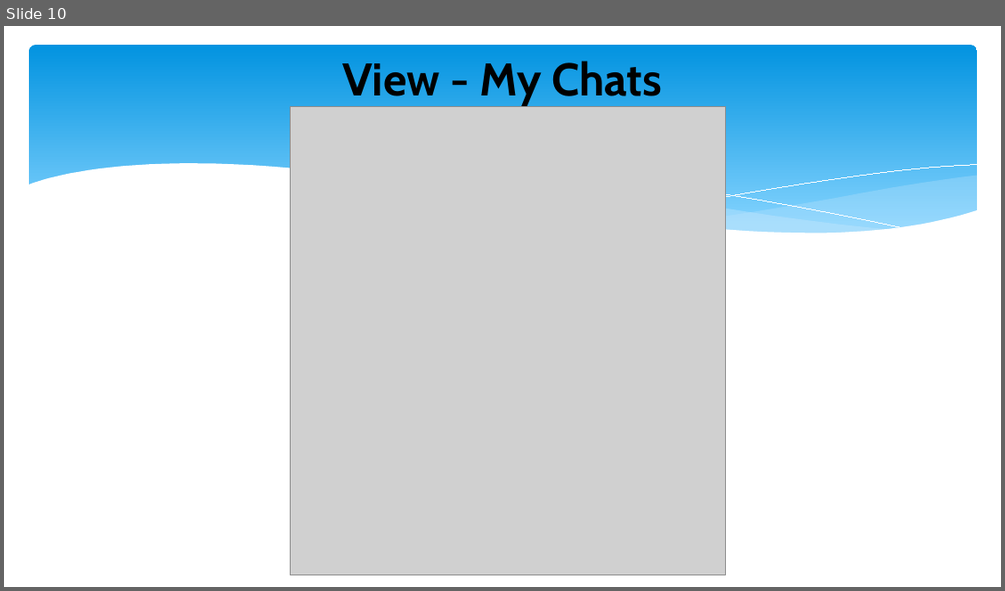
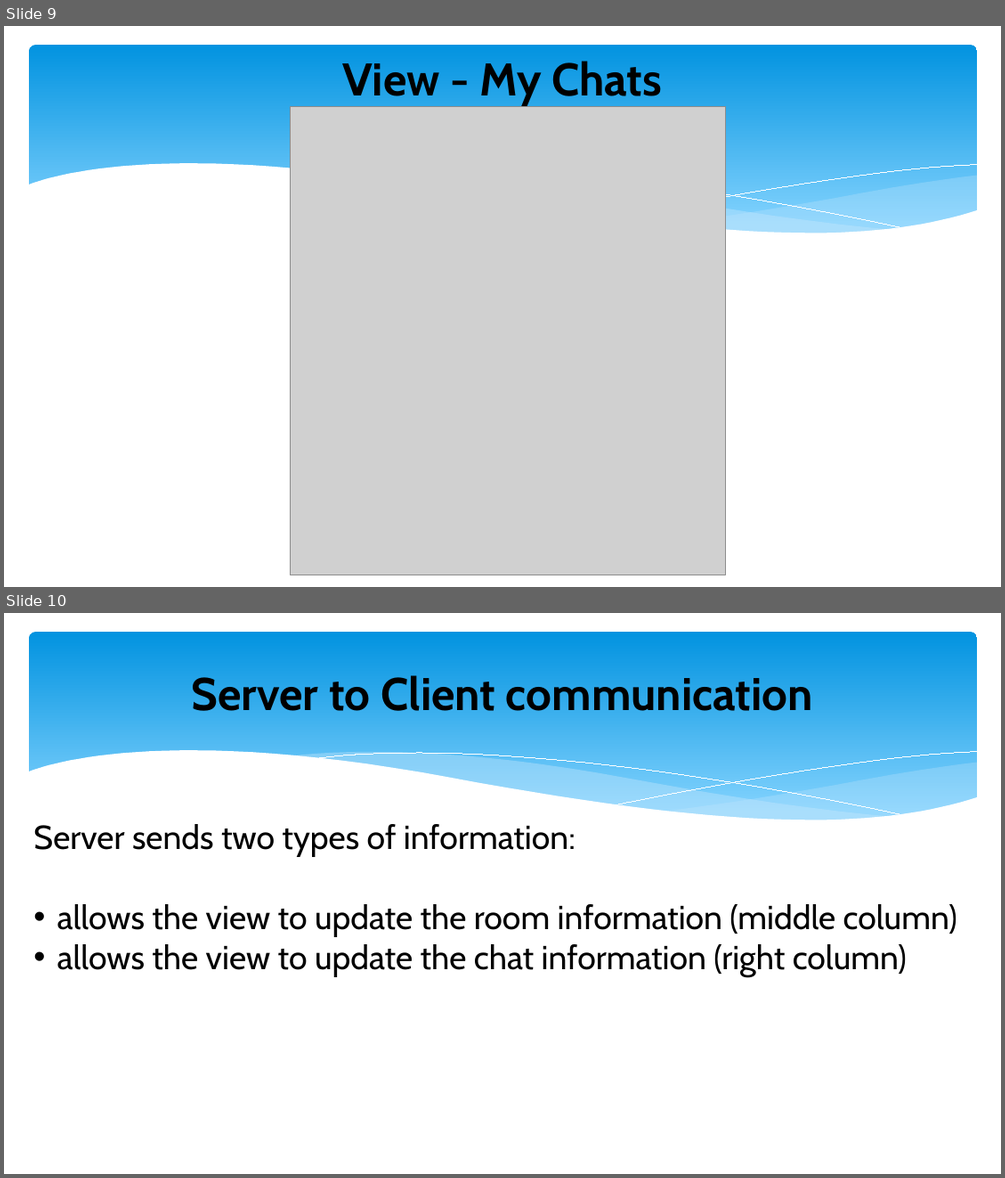
Before and after one commit to Gene-He/ChatApp, a slide deck: src/main/resources/HW10PPT.pptx. Shown one above the other, each under a label of ours: slide 10 before the commit, slides 9 and 10 after it. The pictures are 1005x591 and 1005x1178 pixels, drawn with LibreOffice and Linux fonts; fonts in the diff are those of the drawing; grey boxes stand for pictures. Boxes give left, top, right and bottom in pixels: in the first picture for what was removed or moved away, otherwise in the second. Text is boxed around its words. In the diff, an @@ line names an element or a change of style, - is before the commit and + after.

```diff
--- a/src/main/resources/HW10PPT.pptx
+++ b/src/main/resources/HW10PPT.pptx
@@ slide 10 added at [4, 613, 1001, 1174], background #FFFFFF; not listed: 6 template elements that a slide beside it also shows @@
@@ title added at [192, 675, 813, 711], 44 pt, text #000000, bold @@
+Server to Client communication
@@ text added at [33, 824, 957, 976], 32 pt, text #000000 @@
+Server sends two types of information:
+• allows the view to update the room information (middle column)
+• allows the view to update the chat information (right column)
@@ what was slide 10 is now slide 9 @@
```
Also in this commit, not shown: 3 slides changed, 1 other slide added, 4 slides removed.
